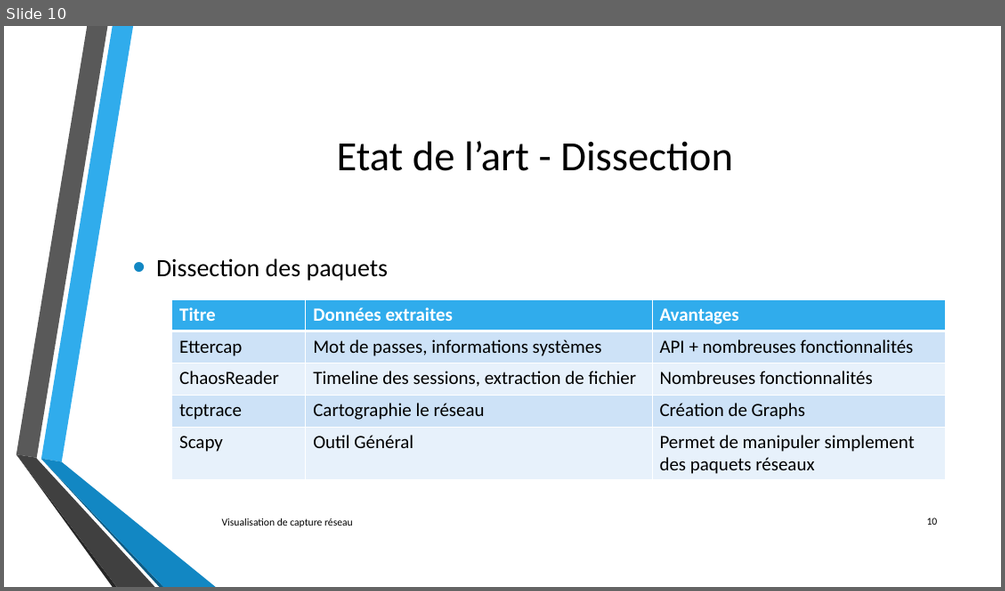
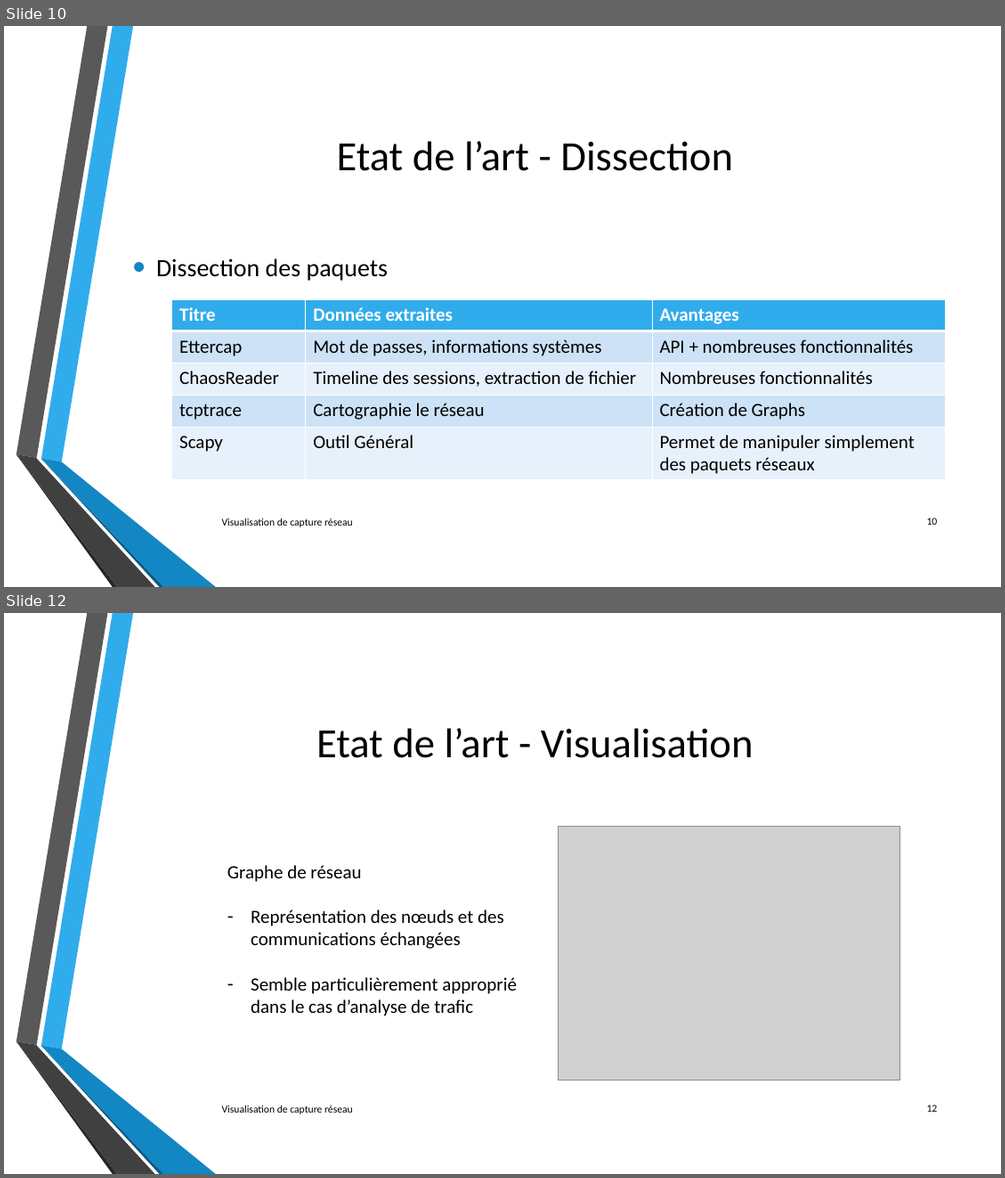
Before and after one commit to lechinoix/Pcap-visualization-project, a slide deck: Outils de visualisation de capture réseau.pptx. Shown one above the other, each under a label of ours: slide 10 before the commit, slides 10 and 12 after it; the slides between them are not shown. The pictures are 1005x591 and 1005x1178 pixels, drawn with LibreOffice and Linux fonts; fonts in the diff are those of the drawing; grey boxes stand for pictures; background and template pictures are left out. Boxes give left, top, right and bottom in pixels: in the first picture for what was removed or moved away, otherwise in the second. Text is boxed around its words. In the diff, an @@ line names an element or a change of style, - is before the commit and + after.

```diff
--- a/Outils de visualisation de capture réseau.pptx
+++ b/Outils de visualisation de capture réseau.pptx
@@ slide 12 added at <box>4,613,1001,1174</box>, background picture (left out); not listed: 6 template elements that a slide beside it also shows @@
@@ title added at <box>316,728,753,758</box>, 40 pt, text #000000 @@
+Etat de l’art - Visualisation
@@ picture added at <box>558,827,900,1080</box> @@
@@ text added at <box>227,865,517,1016</box>, 18 pt, text #000000 @@
+Graphe de réseau
+– Représentation des nœuds et des communications échangées
+– Semble particulièrement approprié dans le cas d’analyse de trafic
@@ text added at <box>222,1105,353,1114</box>, 10 pt, text #000000 @@
+Visualisation de capture réseau
@@ page number added at <box>927,1104,938,1111</box>, 10 pt, text #000000 @@
+12
```
Also in this commit, not shown: 4 slides changed, 1 other slide added, 1 other file.
